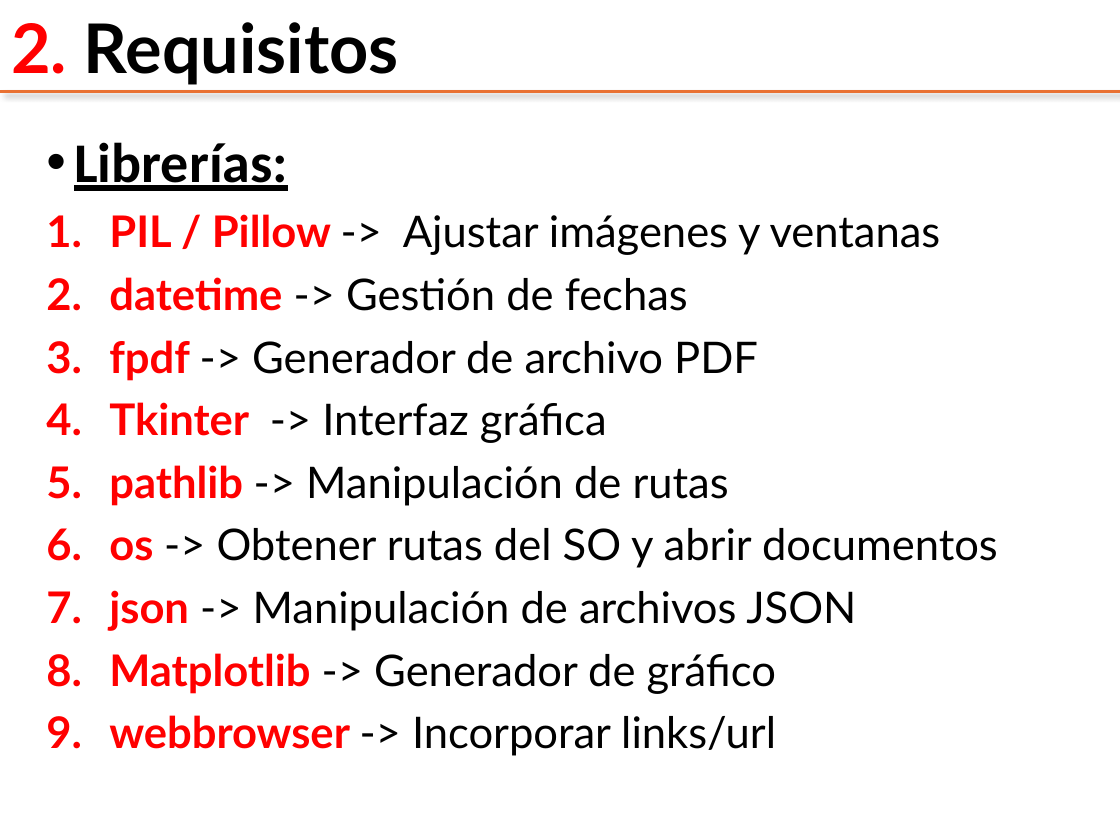
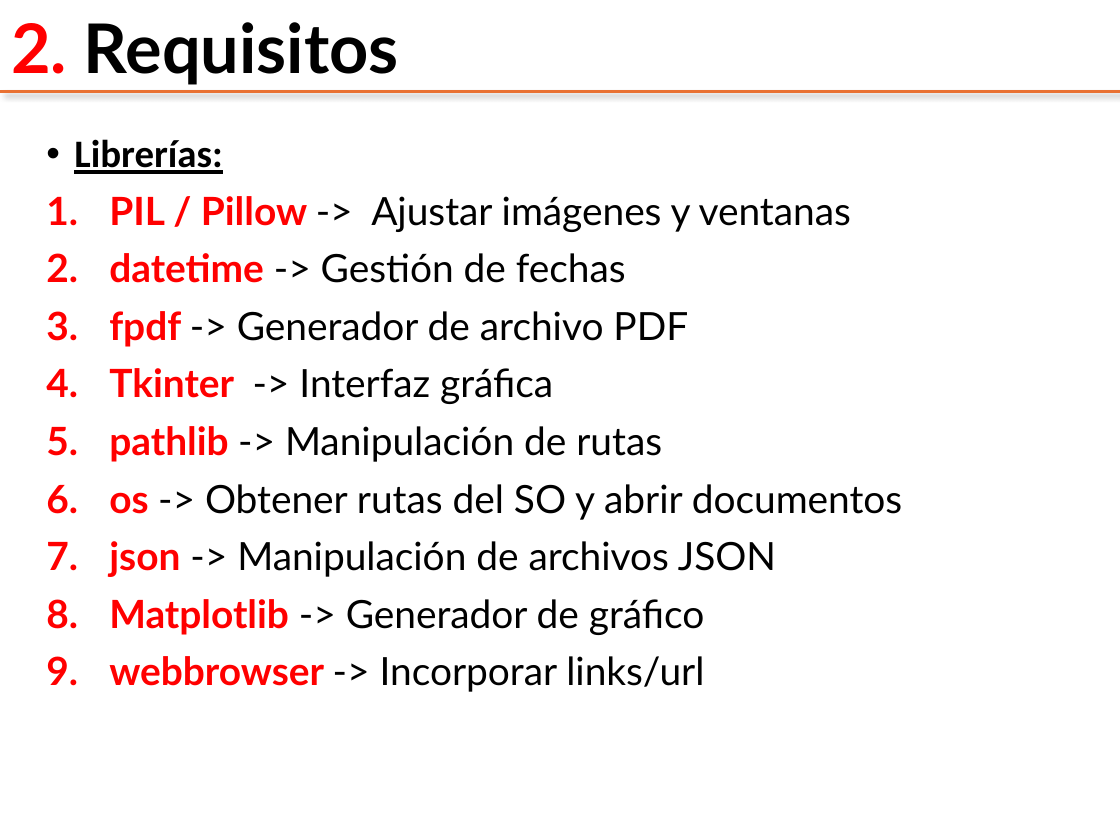
Before and after one commit to DomMarDev/proyectoFinal_Facturas, a slide deck: slide 3 of presentacion_proyecto.pptx. Drawn at 1120x840 pixels with LibreOffice and Linux fonts; fonts in the diff are those of the drawing. Boxes give left, top, right and bottom in pixels: in the first picture for what was removed or moved away, otherwise in the second. Text is boxed around its words. In the diff, an @@ line names an element or a change of style, - is before the commit and + after.

```diff
--- a/presentacion_proyecto.pptx
+++ b/presentacion_proyecto.pptx
@@ text "Librerías:" at [74,139,902,692]: size 36 to 25 pt in "Librerías:"; size 28 to 25 pt @@
```
Also in this commit, not shown: 1 other slide changed, 5 other files.
